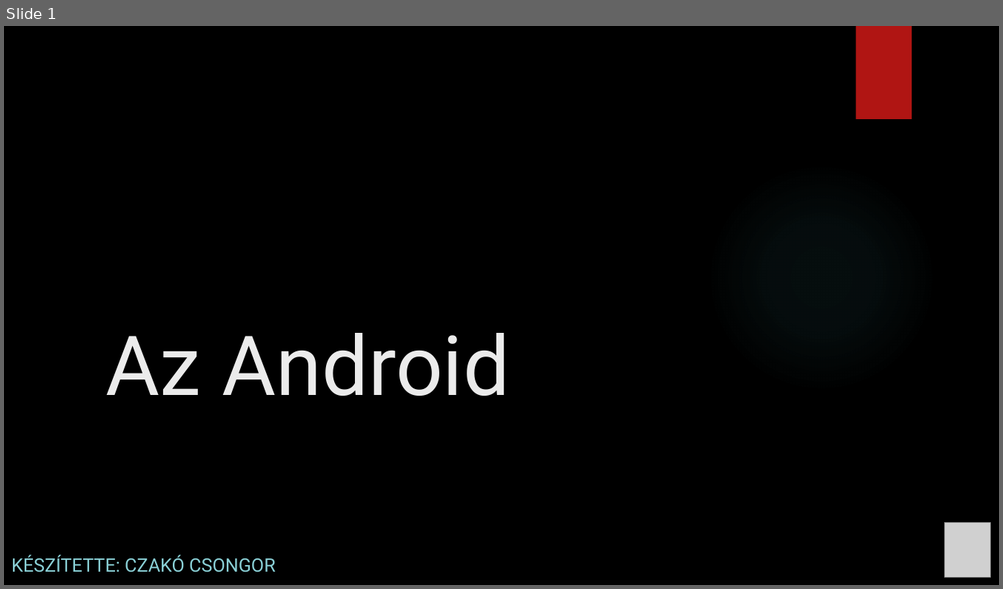
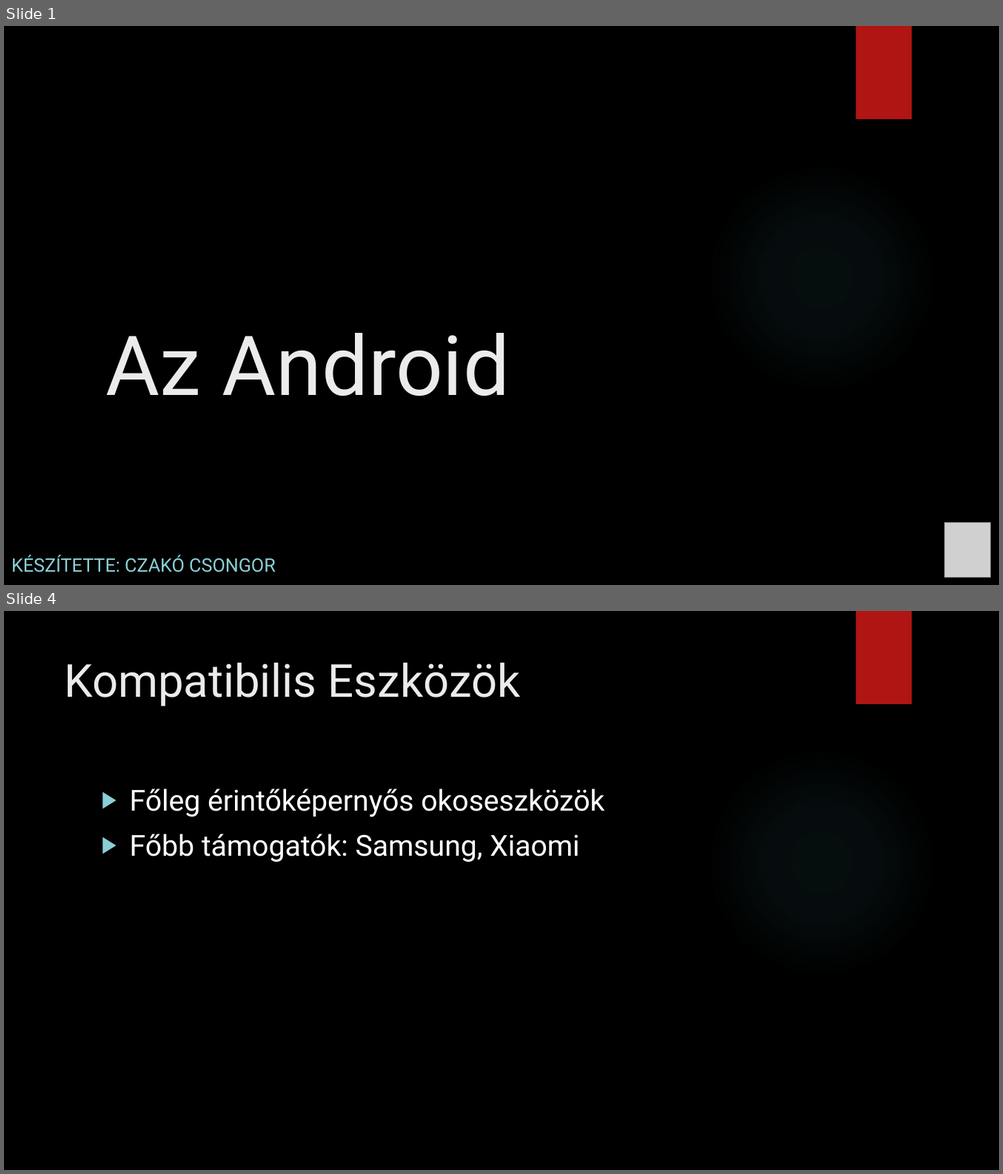
Before and after one commit to Csongoranevem/Csongor-rep-, a slide deck: Az Android.pptx. Shown one above the other, each under a label of ours: slide 1 before the commit, slides 1 and 4 after it; the slides between them are not shown. The pictures are 1003x589 and 1003x1174 pixels, drawn with LibreOffice and Linux fonts; fonts in the diff are those of the drawing; grey boxes stand for pictures; background and template pictures are left out. Boxes give left, top, right and bottom in pixels: in the first picture for what was removed or moved away, otherwise in the second. Text is boxed around its words. In the diff, an @@ line names an element or a change of style, - is before the commit and + after.

```diff
--- a/Az Android.pptx
+++ b/Az Android.pptx
@@ slide 4 added at (x1=4, y1=611, x2=999, y2=1170), background picture (left out); not listed: 2 template elements that a slide beside it also shows @@
@@ title added at (x1=64, y1=662, x2=520, y2=706), 44 pt, text #EBEBEB @@
+Kompatibilis Eszközök
@@ text added at (x1=130, y1=789, x2=604, y2=862), 28 pt, text #FFFFFF @@
+▶ Főleg érintőképernyős okoseszközök
+▶ Főbb támogatók: Samsung, Xiaomi
```
Also in this commit, not shown: 4 other slides added, 1 slide removed.
